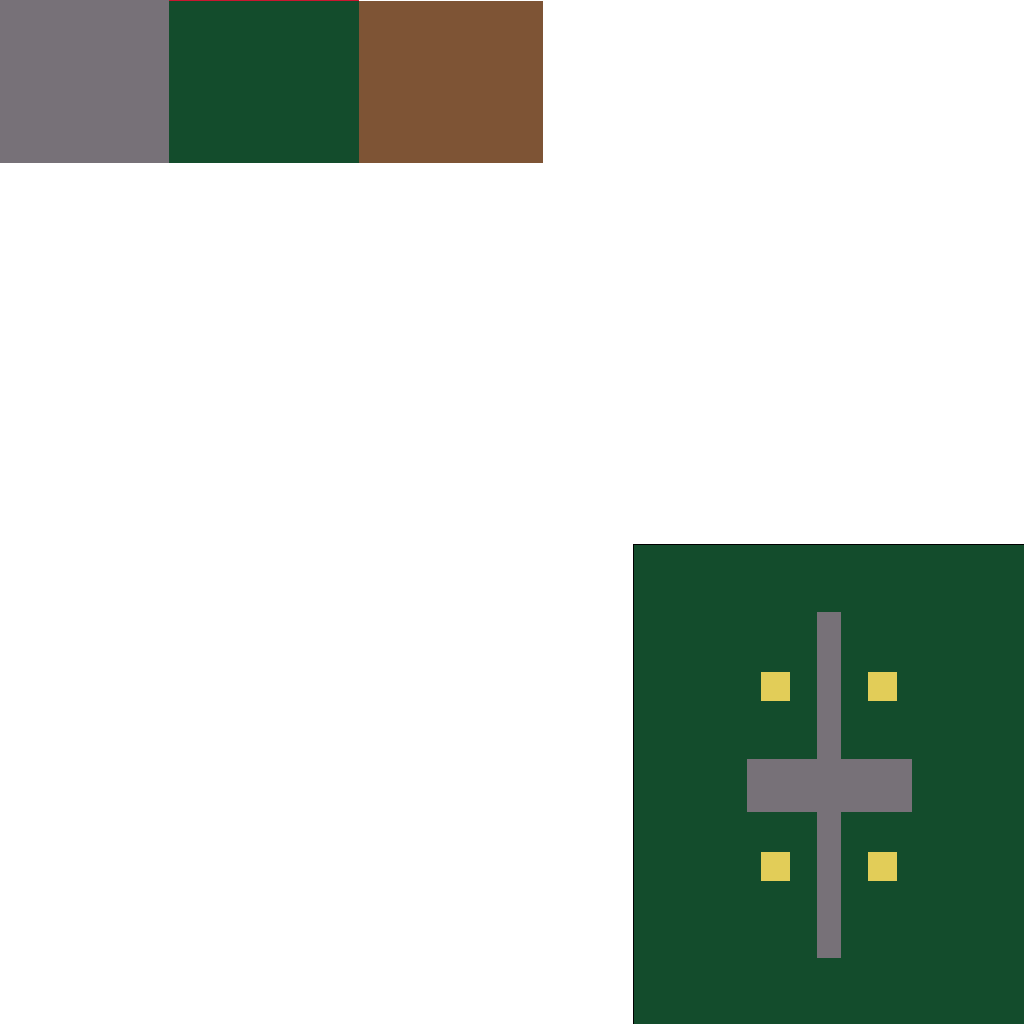
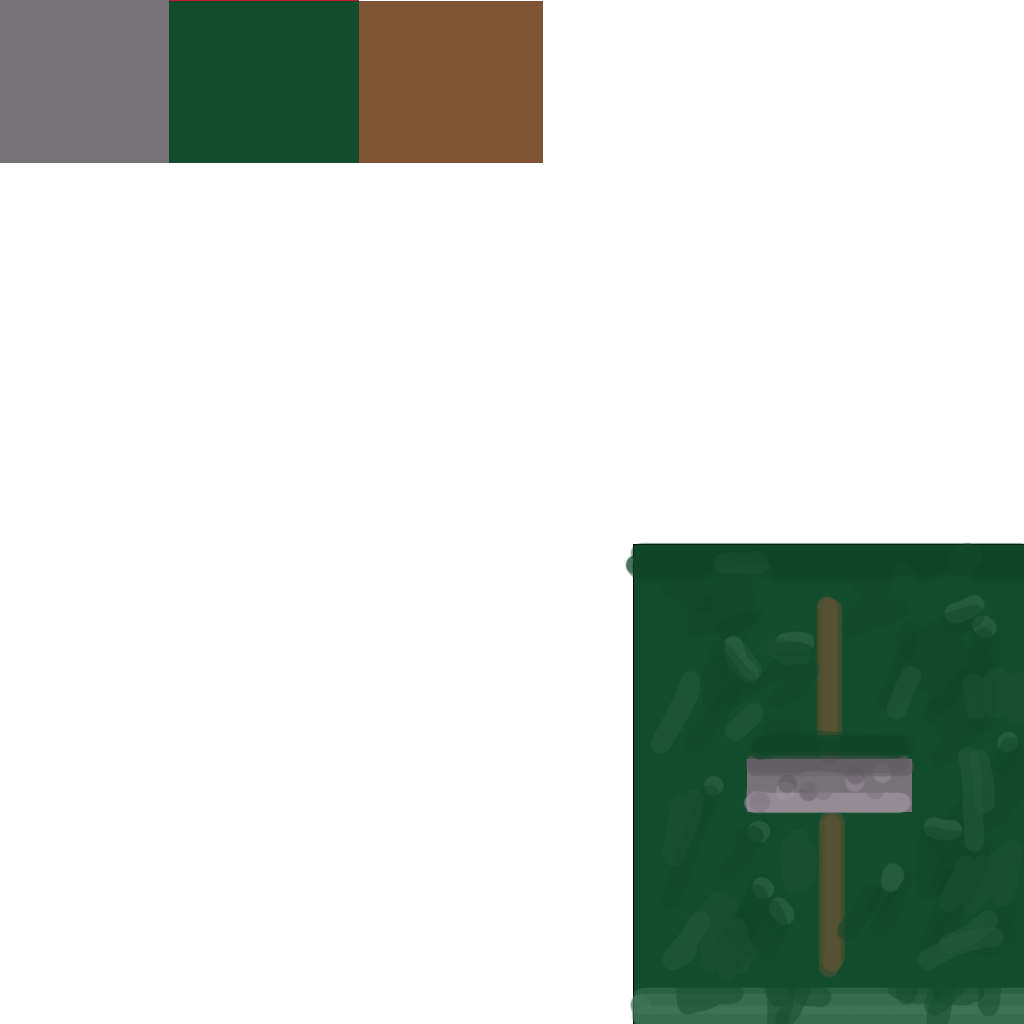
Two versions of the same layered image (1024px x 1024px). Layer-by-layer changes:
added layer "Слой 1" above "Снимок экрана 2023-09-20 в 14.12.23" over [625, 542, 1024, 1024]
removed layer "Прямоугольник 13 копия 2" (1st of 2) over [868, 852, 897, 881]
removed layer "Прямоугольник 13 копия 2" (2nd of 2) over [761, 852, 790, 881]
removed layer "Прямоугольник 13 копия" over [868, 672, 897, 701]
removed layer "Прямоугольник 13" over [761, 672, 790, 701]
hid "Прямоугольник 12" over [817, 612, 841, 958]
